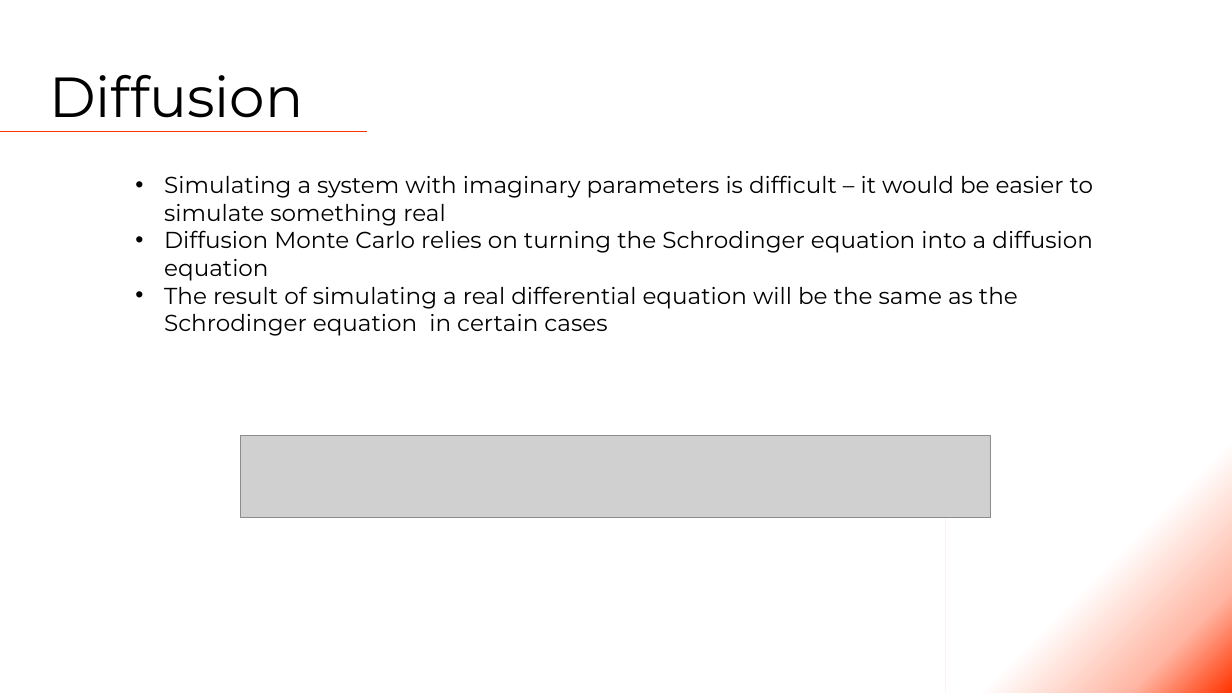
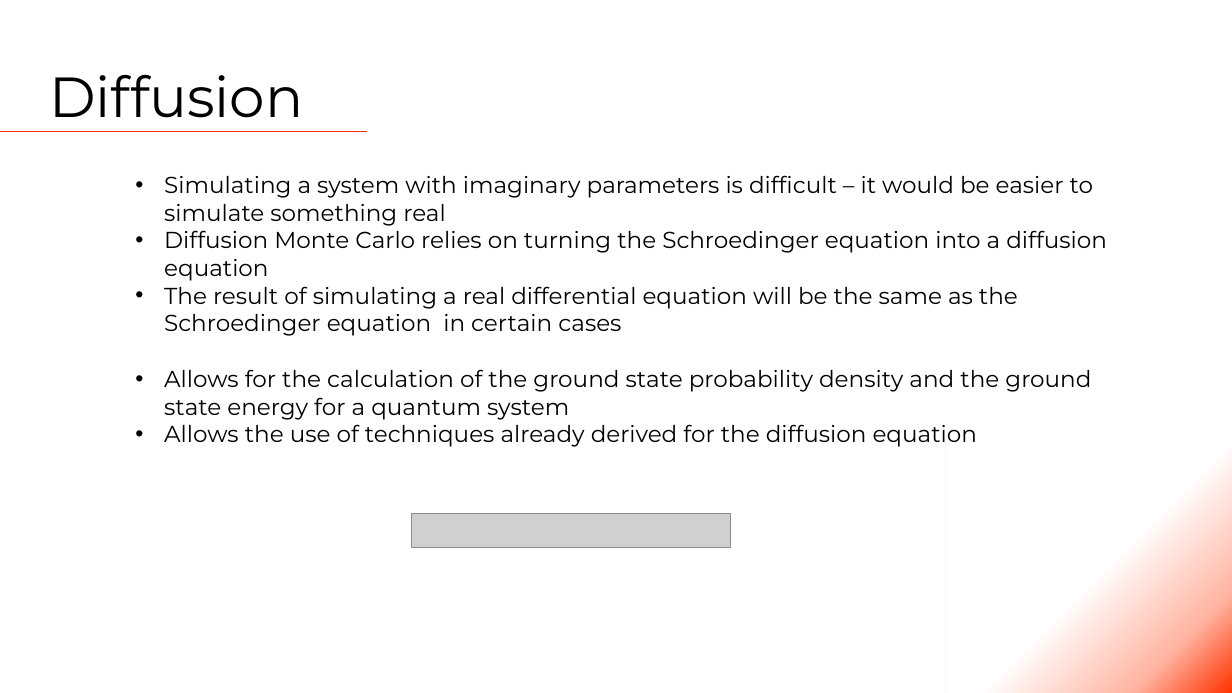
Before and after one commit to Tsintsuntsini/PHYS_581, a slide deck: slide 7 of Presentation1/Quantum Monte Carlo.pptm (slide 4 before the commit). Drawn at 1232x693 pixels with LibreOffice and Linux fonts; fonts in the diff are those of the drawing; grey boxes stand for pictures. Boxes give left, top, right and bottom in pixels: in the first picture for what was removed or moved away, otherwise in the second. Text is boxed around its words. In the diff, an @@ line names an element or a change of style, - is before the commit and + after.

```diff
--- a/Presentation1/Quantum Monte Carlo.pptm
+++ b/Presentation1/Quantum Monte Carlo.pptm
@@ text at (x1=164, y1=230, x2=1107, y2=447): text changed @@
-• Diffusion Monte Carlo relies on turning the Schrodinger equation into a diffusion equation
-• The result of simulating a real differential equation will be the same as the Schrodinger equation in certain cases
+• Diffusion Monte Carlo relies on turning the Schroedinger equation into a diffusion equation
+• The result of simulating a real differential equation will be the same as the Schroedinger equation in certain cases
+• Allows for the calculation of the ground state probability density and the ground state energy for a quantum system
+• Allows the use of techniques already derived for the diffusion equation
@@ picture resized from (x1=241, y1=436, x2=992, y2=518) to (x1=411, y1=513, x2=730, y2=548) @@
```
Also in this commit, not shown: 4 other slides changed, 4 slides added, 1 slide removed, 3 other files.
